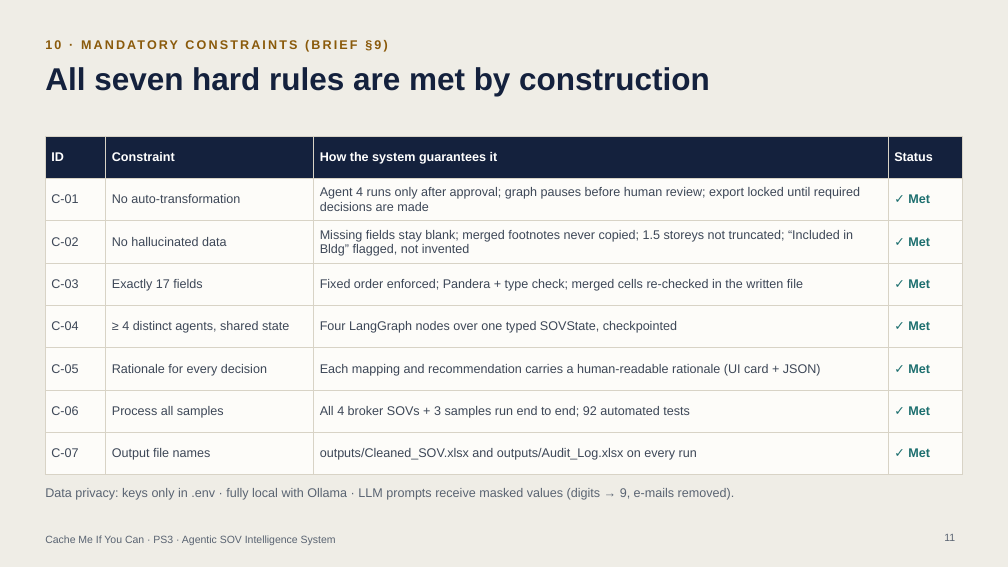
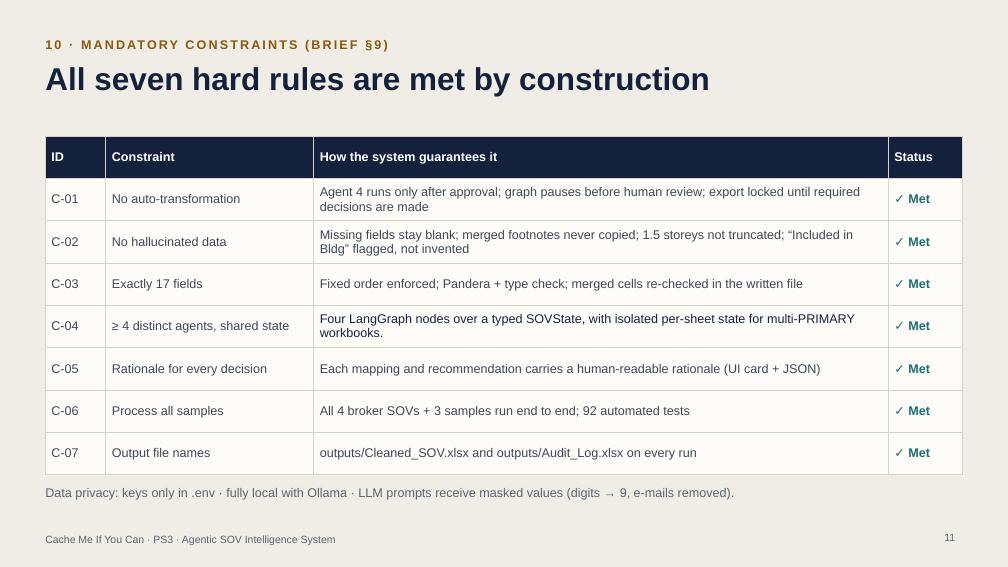
Before and after one commit to Dishan18/Adrosonic_Hackathon, a slide deck: slide 11 of CacheMeIfYouCan_PS3_Final.pptx. Drawn at 1008x567 pixels with LibreOffice and Linux fonts; fonts in the diff are those of the drawing. Boxes give left, top, right and bottom in pixels: in the first picture for what was removed or moved away, otherwise in the second. Text is boxed around its words. In the diff, an @@ line names an element or a change of style, - is before the commit and + after.

Commit message:
fix: scope unclaimed column decisions by sheet, ignore sqlite artifacts, and update documentation

```diff
--- a/CacheMeIfYouCan_PS3_Final.pptx
+++ b/CacheMeIfYouCan_PS3_Final.pptx
@@ table at <box>45,136,963,475</box> @@
-row 5, column 3: Four LangGraph nodes over one typed SOVState, checkpointed
+row 5, column 3: Four LangGraph nodes over a typed SOVState, with isolated per-sheet state for multi-PRIMARY workbooks.
```
Also in this commit, not shown: 5 other slides changed, 12 other files.
